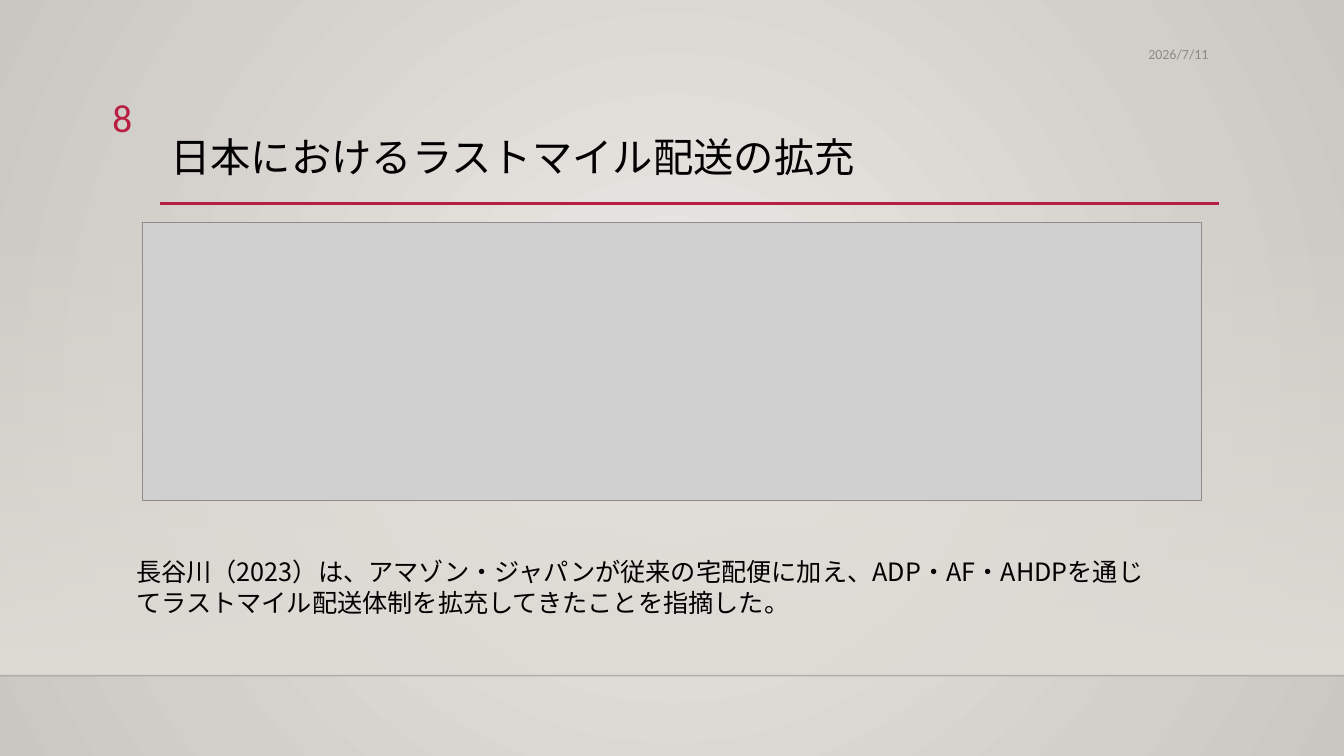
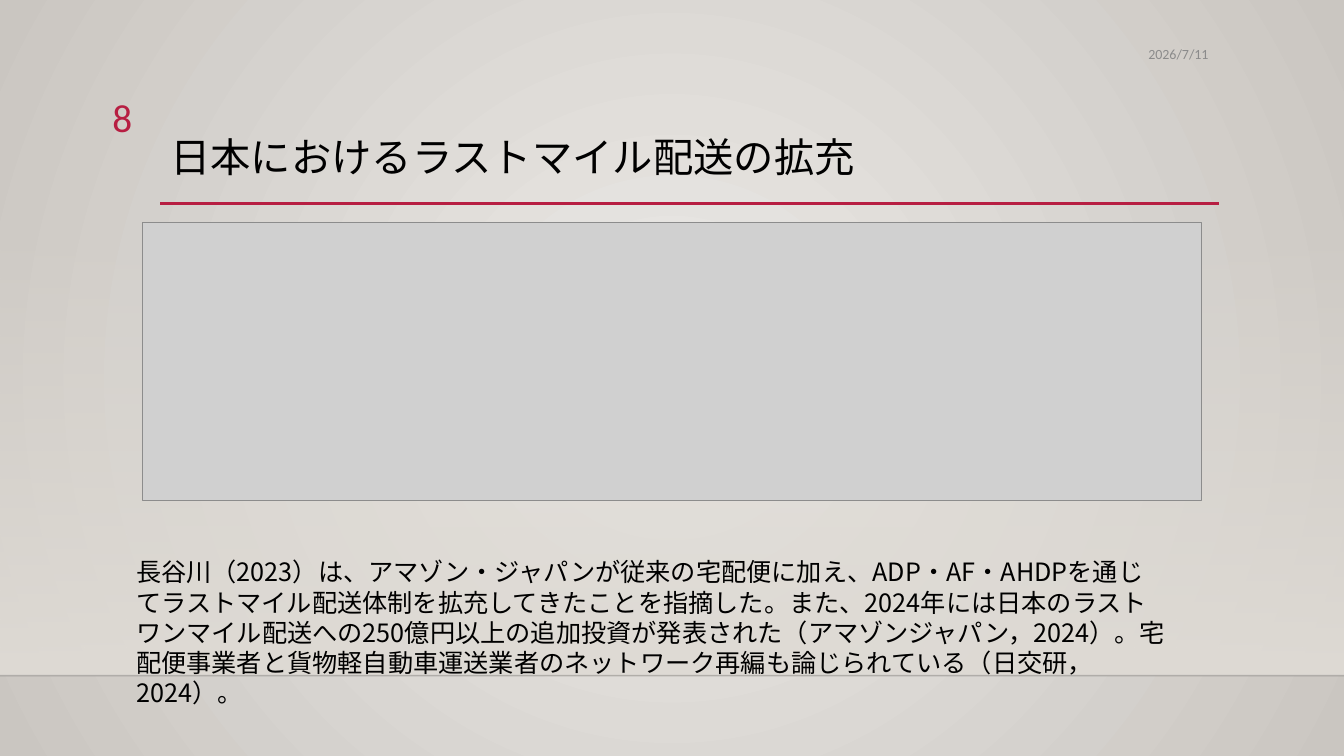
Before and after one commit to xbq738922642-cmd/claude-test, a slide deck: slide 8 of 中間発表_修正版.pptx. Drawn at 1344x756 pixels with LibreOffice and Linux fonts; fonts in the diff are those of the drawing; grey boxes stand for pictures; background and template pictures are left out. Boxes give left, top, right and bottom in pixels: in the first picture for what was removed or moved away, otherwise in the second. Text is boxed around its words. In the diff, an @@ line names an element or a change of style, - is before the commit and + after.

```diff
--- a/中間発表_修正版.pptx
+++ b/中間発表_修正版.pptx
@@ text at (x1=136, y1=559, x2=1165, y2=705): text changed @@
-長谷川（2023）は、アマゾン・ジャパンが従来の宅配便に加え、ADP・AF・AHDPを通じてラストマイル配送体制を拡充してきたことを指摘した。
+長谷川（2023）は、アマゾン・ジャパンが従来の宅配便に加え、ADP・AF・AHDPを通じてラストマイル配送体制を拡充してきたことを指摘した。また、2024年には日本のラストワンマイル配送への250億円以上の追加投資が発表された（アマゾンジャパン，2024）。宅配便事業者と貨物軽自動車運送業者のネットワーク再編も論じられている（日交研，2024）。
```
Also in this commit, not shown: 4 other slides changed.
